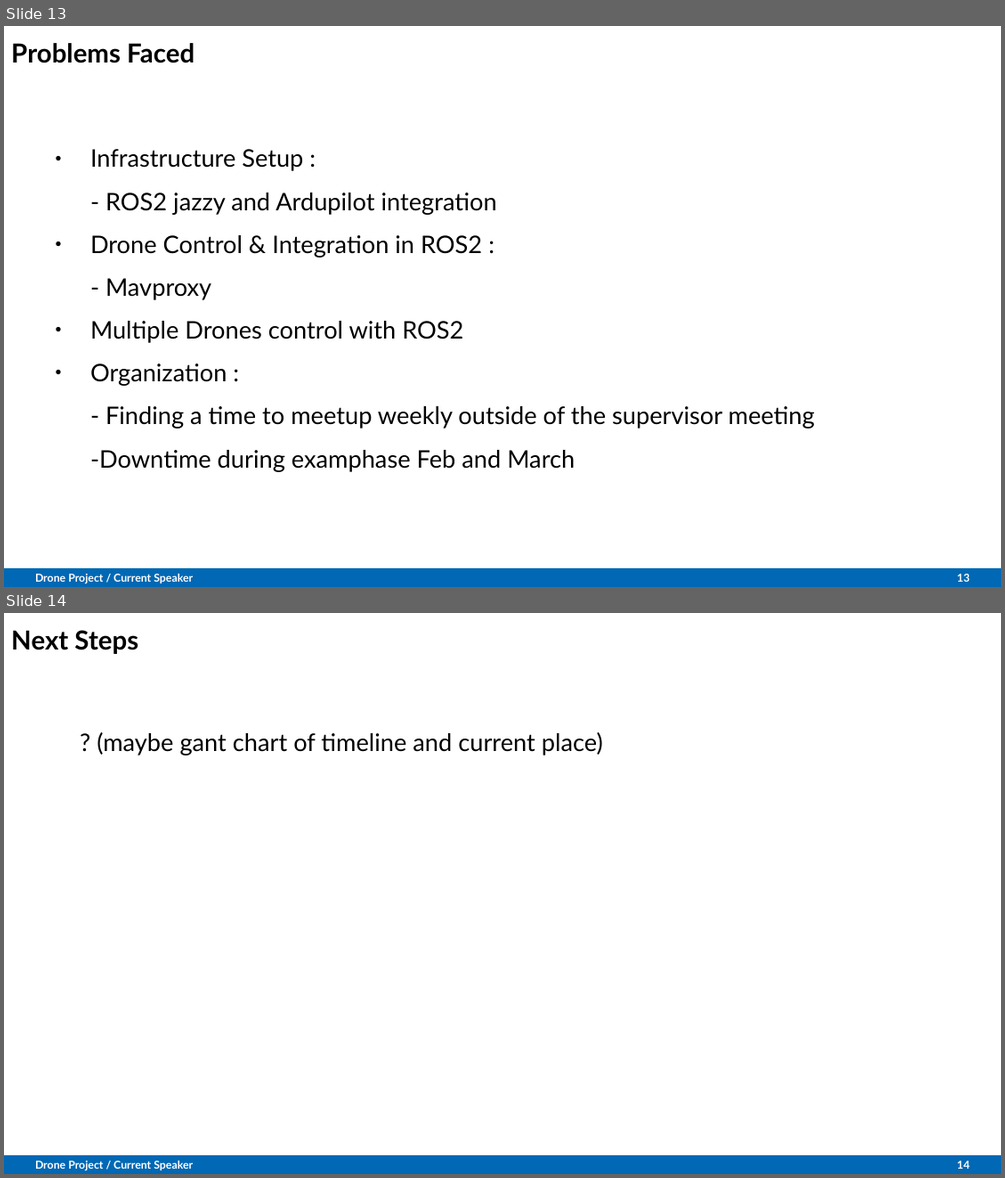
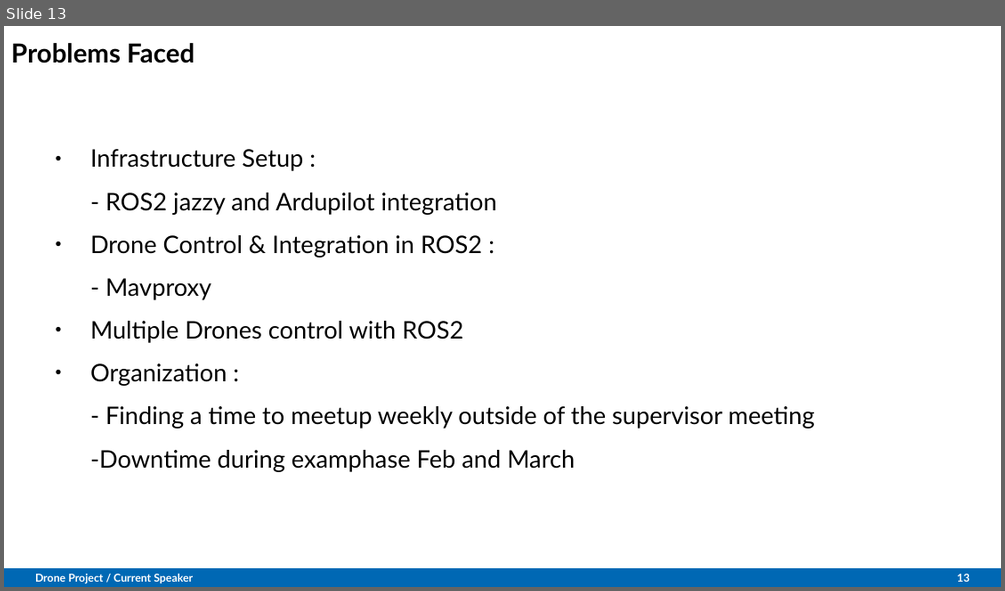
Before and after one commit to Belvin7/Drone_Project_personal-, a slide deck: AMS_Intermediate_Presentation.odp. Shown one above the other, each under a label of ours: slides 13 and 14 before the commit, slide 13 after it. The pictures are 1005x1178 and 1005x591 pixels, drawn with LibreOffice and Linux fonts; fonts in the diff are those of the drawing; background and template pictures are left out. Boxes give left, top, right and bottom in pixels: in the first picture for what was removed or moved away, otherwise in the second. Text is boxed around its words. In the diff, an @@ line names an element or a change of style, - is before the commit and + after.

```diff
--- a/AMS_Intermediate_Presentation.odp
+++ b/AMS_Intermediate_Presentation.odp
@@ slide 14 removed at bbox=[4, 613, 1001, 1174], background #FFFFFF; not listed: 1 template element that a slide beside it also shows @@
@@ title removed at bbox=[11, 630, 138, 654] @@
-Next Steps
@@ text removed at bbox=[97, 732, 603, 755] @@
-? (maybe gant chart of timeline and current place)
@@ text removed at bbox=[35, 1160, 193, 1171] @@
-Drone Project / Current Speaker
@@ page number removed at bbox=[957, 1160, 970, 1168] @@
-14
```
Also in this commit, not shown: 1 slide changed, 1 slide added, 1 other slide removed, 1 other file.
